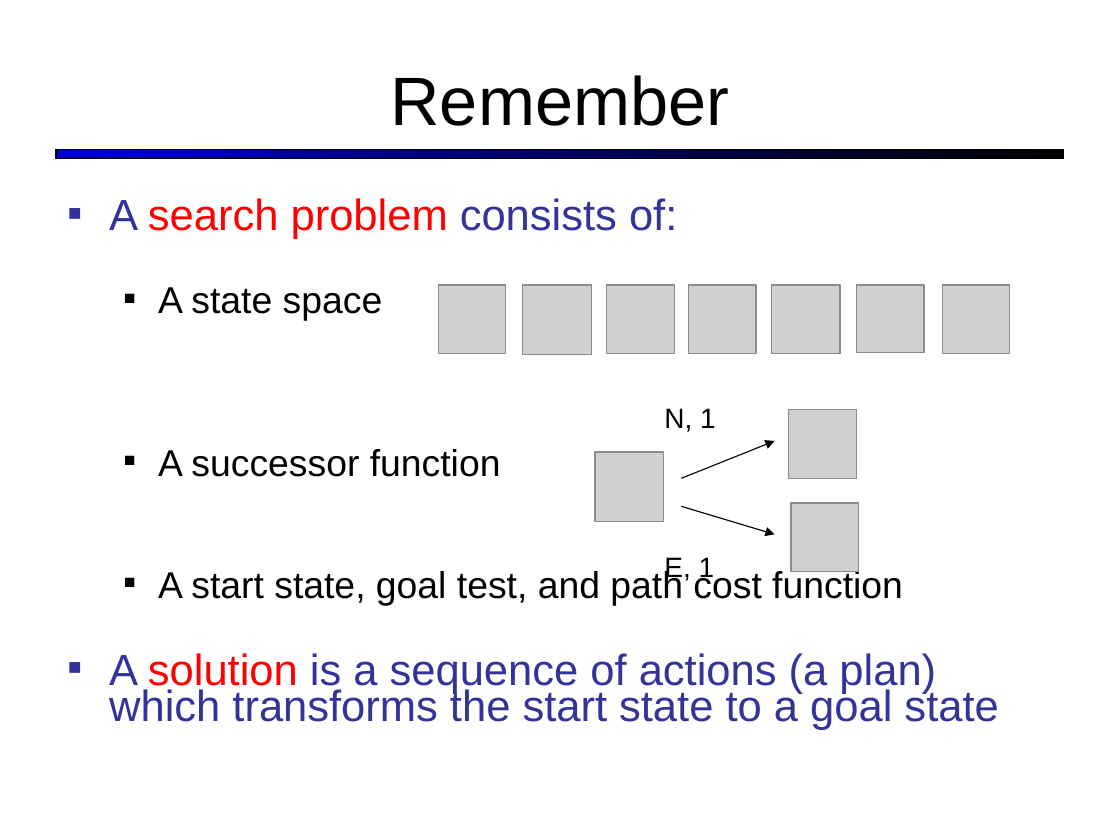
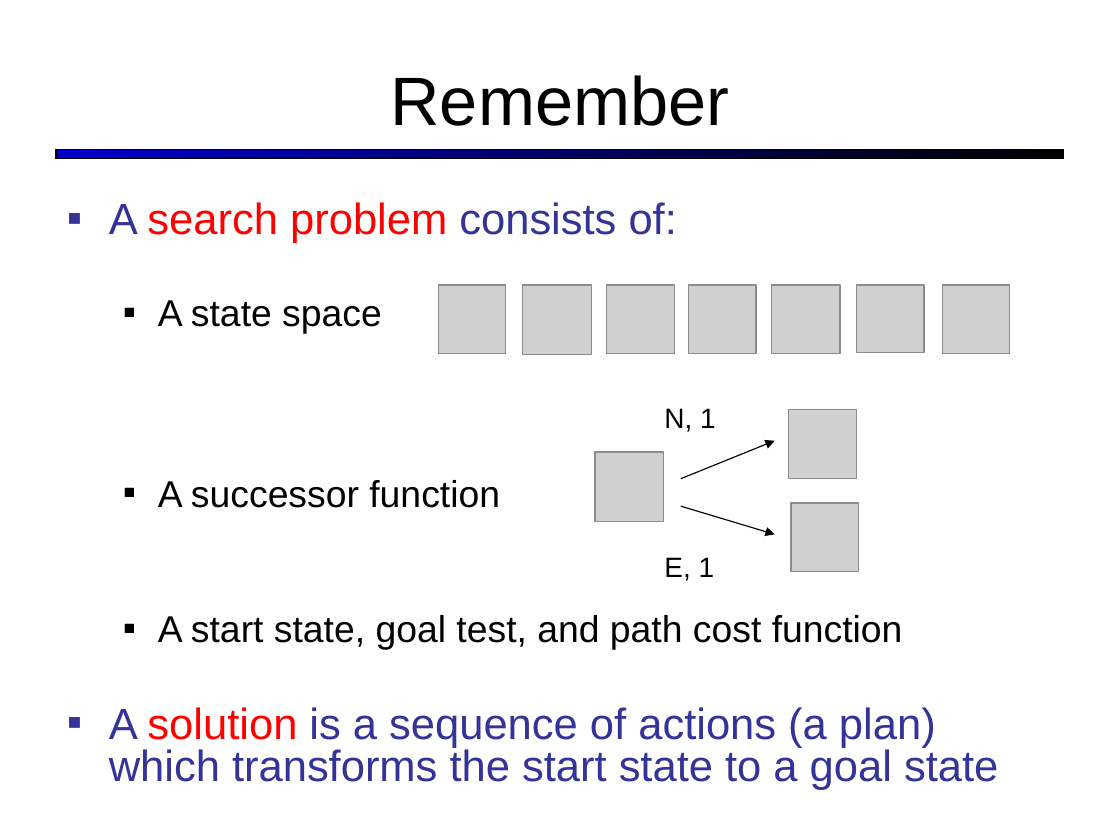
Before and after one commit to ProfessorX/CIS604, a slide deck: slide 2 of Notes/search_nonclassical.ppt. Drawn at 1120x840 pixels with LibreOffice and Linux fonts; fonts in the diff are those of the drawing; grey boxes stand for pictures. Boxes give left, top, right and bottom in pixels: in the first picture for what was removed or moved away, otherwise in the second. Text is boxed around its words. In the diff, an @@ line names an element or a change of style, - is before the commit and + after.

```diff
--- a/Notes/search_nonclassical.ppt
+++ b/Notes/search_nonclassical.ppt
@@ text "A search problem consists of:" at (109, 202, 998, 790): indent changed; line spacing 0.7 to 0.8 @@
```
Also in this commit, not shown: 30 other slides changed, 12 other files.
